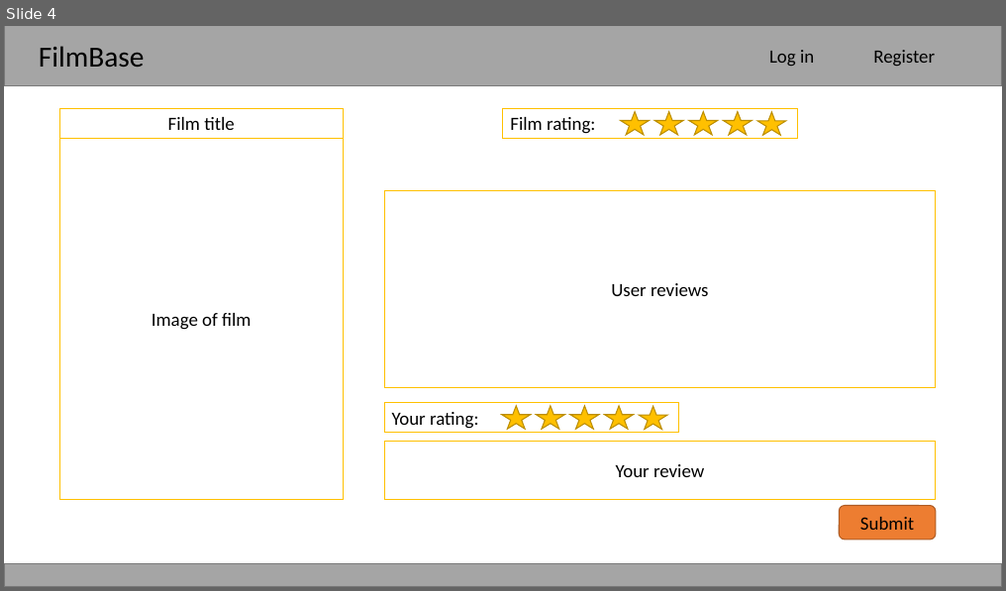
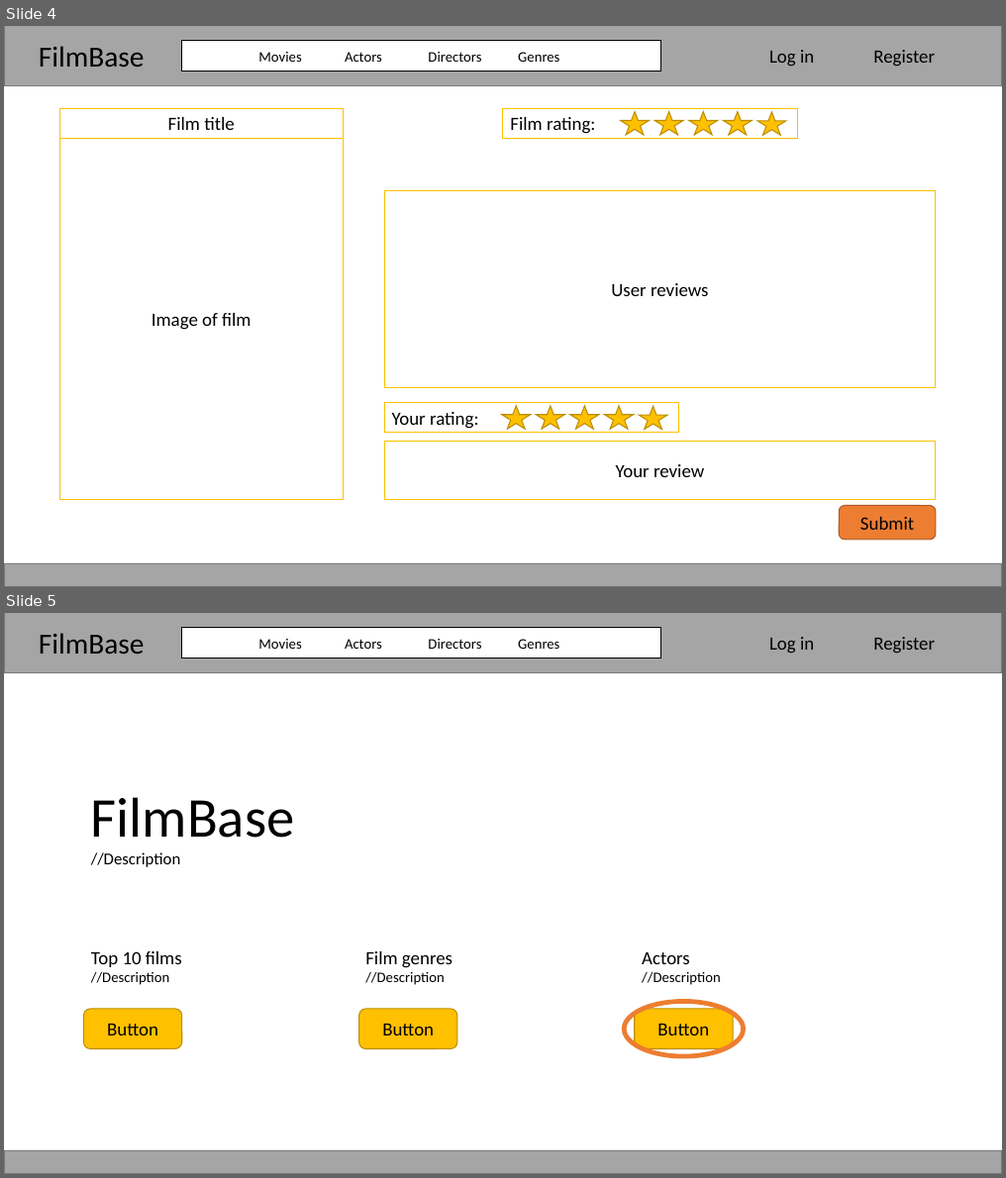
Before and after one commit to DMU-CTEC2902/AP-Repo, a slide deck: MovieReviewWebsite/MovieReviewWebsite/Documentation/Sketches/ScreenDesigns.pptx. Shown one above the other, each under a label of ours: slide 4 before the commit, slides 4 and 5 after it. The pictures are 1006x591 and 1006x1178 pixels, drawn with LibreOffice and Linux fonts; fonts in the diff are those of the drawing. Boxes give left, top, right and bottom in pixels: in the first picture for what was removed or moved away, otherwise in the second. Text is boxed around its words. In the diff, an @@ line names an element or a change of style, - is before the commit and + after.

```diff
--- a/MovieReviewWebsite/MovieReviewWebsite/Documentation/Sketches/ScreenDesigns.pptx
+++ b/MovieReviewWebsite/MovieReviewWebsite/Documentation/Sketches/ScreenDesigns.pptx
@@ slide 5 added at box(4, 613, 1002, 1174), background #FFFFFF @@
@@ rectangle added at box(4, 613, 1002, 672), fill #A5A5A5, outline #7A7A7A 1 pt @@
@@ text added at box(39, 633, 145, 654), 28 pt, text #000000 @@
+FilmBase
@@ rectangle added at box(182, 628, 661, 658), fill #FFFFFF, outline #000000 1 pt, 14 pt, text #000000 @@
+Movies Actors Directors Genres
@@ text added at box(769, 637, 814, 653), 18 pt, text #000000 @@
+Log in
@@ text added at box(873, 637, 935, 653), 18 pt, text #000000 @@
+Register
@@ text added at box(91, 797, 295, 867), 16 pt, text #000000 @@
+FilmBase
+//Description
@@ text added at box(91, 952, 182, 985), 14 pt, text #000000 @@
+Top 10 films
+//Description
@@ text added at box(365, 952, 452, 985), 14 pt, text #000000 @@
+Film genres
+//Description
@@ text added at box(642, 953, 721, 985), 14 pt, text #000000 @@
+Actors
+//Description
@@ rounded rectangle added at box(83, 1009, 181, 1050), fill #FFC000, outline #BD8E00 1 pt, 18 pt, text #000000 @@
+Button
@@ rounded rectangle added at box(358, 1009, 456, 1050), fill #FFC000, outline #BD8E00 1 pt, 18 pt, text #000000 @@
+Button
@@ ellipse added at box(624, 1001, 743, 1057), outline #ED7D31 4.5 pt @@
@@ rounded rectangle added at box(635, 1009, 733, 1050), fill #FFC000, outline #BD8E00 1 pt, 18 pt, text #000000 @@
+Button
@@ rectangle added at box(4, 1152, 1002, 1174), fill #A5A5A5, outline #7A7A7A 1 pt @@
@@ slide 4 changed as well @@
@@ rectangle added at box(182, 41, 661, 71), fill #FFFFFF, outline #000000 1 pt, 14 pt, text #000000 @@
+Movies Actors Directors Genres
```
Also in this commit, not shown: 5 other slides changed, 2 other slides added.
